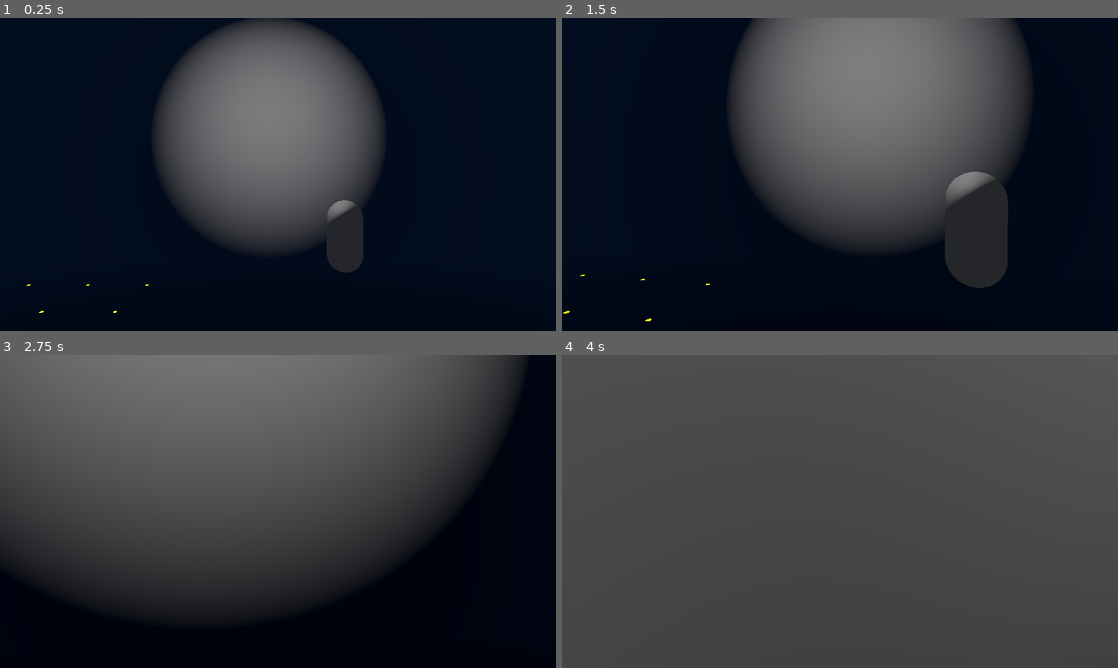
Above: before the commit, frames 1-4 (two rows, left to right).
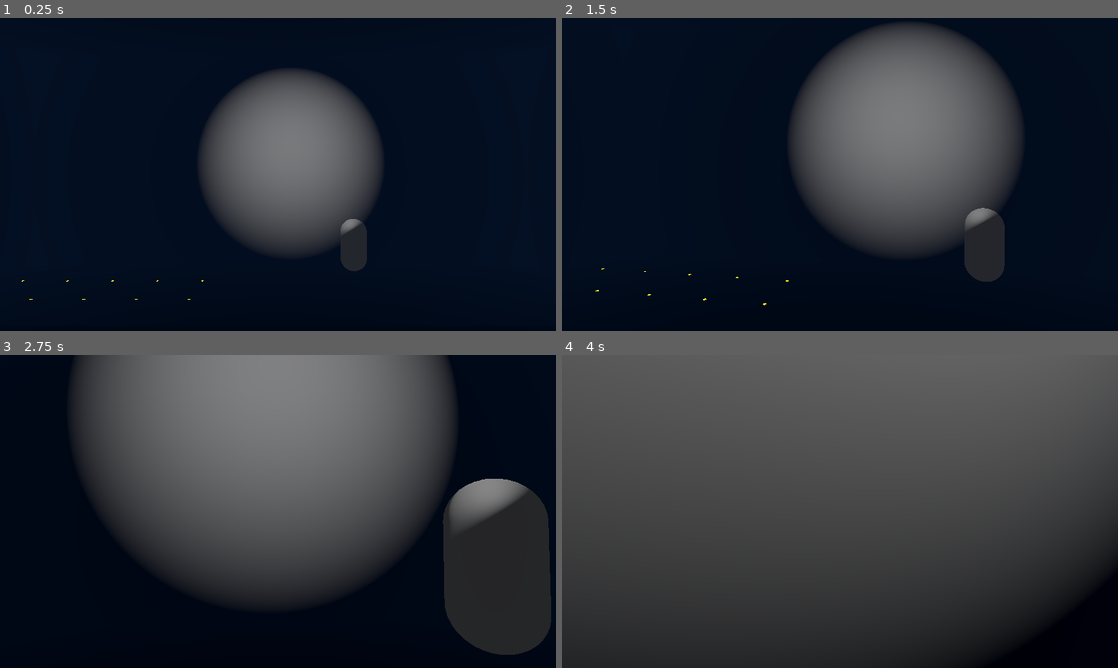
Above: after the commit, the same moments.

Repository: ConnorChow/2MinuteJam
Game: Godot game, scene res://2MinuteJam/Scenes/World.tscn
Two runs of this game, one before a commit and one after it. Both use one fixed random seed, a clock stepped at 60 frames per second and the inputs below.
Inputs (mouse positions are in pixels of both pictures, inside the frame that each line leads up to):
- Up to frame 1 (0.25 s): no input
- Up to frame 2 (1.5 s): tap Enter at 0.5 s; move the mouse to (867, 174) at 0.52 s; hold W (forward) from 0.53 s (still down); tap E (interact) at 0.6 s; tap Space (jump) at 0.77 s; move the mouse to (812, 174) at 1.27 s; tap Ctrl (ctrl) at 1.35 s
- Up to frame 3 (2.75 s): keep holding W (forward); tap Space (jump) at 1.52 s; tap E (interact) at 1.55, 2.1 s; move the mouse to (289, 505) at 2.02 s
- Up to frame 4 (4 s): keep holding W (forward); move the mouse to (834, 517) at 2.77 s; tap Mouse wheel down (mwd) at 2.85 s; tap Space (jump) at 3.02, 3.77 s; tap E (interact) at 3.05, 3.8 s; move the mouse to (878, 514) at 3.52 s; tap Mouse wheel up (mwu) at 3.6 s

The runs differ from the first frame. In frame 1, 13% of the frame differs, in the area x 3-69%, y 0-95%; in frame 2, 17%; in frame 3, 32%, in the area x 0-100%, y 0-96%; in frame 4, 17%.

Commit message:
touches to the dialogue system

Diff:
--- a/2MinuteJam/Scenes/Prebuilds/ChristmasHouse.tscn
+++ b/2MinuteJam/Scenes/Prebuilds/ChristmasHouse.tscn
@@ -83,34 +83,34 @@
 transform = Transform3D(1, 0, 0, 0, 1, 0, 0, 0, 1, 5.85506, 0, -0.702312)
 
 [node name="ChristmasBaubleGreen" parent="." instance=ExtResource("2_3ep2q")]
-transform = Transform3D(1, 0, 0, 0, 1, 0, 0, 0, 1, 2.73381, 0, -0.265932)
+transform = Transform3D(1, 0, 0, 0, 1, 0, 0, 0, 1, 2.73381, 0.405895, -0.265932)
 
 [node name="ChristmasBaubbleRed" parent="." instance=ExtResource("3_g84c2")]
-transform = Transform3D(1, 0, 0, 0, 1, 0, 0, 0, 1, 1.31067, 0, 1.26319)
+transform = Transform3D(1, 0, 0, 0, 1, 0, 0, 0, 1, 1.31067, 0.837976, 1.26319)
 
 [node name="ChristmasBaubbleRed2" parent="." instance=ExtResource("3_g84c2")]
 transform = Transform3D(1, 0, 0, 0, 1, 0, 0, 0, 1, 2.81806, 2.30918, -1.4694)
 
 [node name="ChristmasBaubleGreen2" parent="." instance=ExtResource("2_3ep2q")]
-transform = Transform3D(1, 0, 0, 0, 1, 0, 0, 0, 1, 1.01127, 0, -1.19377)
+transform = Transform3D(1, 0, 0, 0, 1, 0, 0, 0, 1, 1.01127, 1.09052, -1.19377)
 
 [node name="ChristmasBaubbleRed3" parent="." instance=ExtResource("3_g84c2")]
-transform = Transform3D(1, 0, 0, 0, 1, 0, 0, 0, 1, 2.60138, 0, 1.77562)
+transform = Transform3D(1, 0, 0, 0, 1, 0, 0, 0, 1, 2.60138, 1.02719, 1.77562)
 
 [node name="ChristmasBaubleGreen3" parent="." instance=ExtResource("2_3ep2q")]
-transform = Transform3D(1, 0, 0, 0, 1, 0, 0, 0, 1, 4.16665, 0, -2.10887)
+transform = Transform3D(1, 0, 0, 0, 1, 0, 0, 0, 1, 4.16665, 0.877184, -2.10887)
 
 [node name="ChristmasBaubbleRed4" parent="." instance=ExtResource("3_g84c2")]
-transform = Transform3D(1, 0, 0, 0, 1, 0, 0, 0, 1, 1.42325, 0, -0.116539)
+transform = Transform3D(1, 0, 0, 0, 1, 0, 0, 0, 1, 1.42325, 0.593719, -0.116539)
 
 [node name="ChristmasBaubleGreen4" parent="." instance=ExtResource("2_3ep2q")]
 transform = Transform3D(1, 0, 0, 0, 1, 0, 0, 0, 1, 1.9834, 1.90644, -0.101666)
 
 [node name="ChristmasBaubbleRed5" parent="." instance=ExtResource("3_g84c2")]
-transform = Transform3D(1, 0, 0, 0, 1, 0, 0, 0, 1, 3.64563, 0, 0.727646)
+transform = Transform3D(1, 0, 0, 0, 1, 0, 0, 0, 1, 3.64563, 0.573314, 0.727646)
 
 [node name="ChristmasBaubleGreen5" parent="." instance=ExtResource("2_3ep2q")]
-transform = Transform3D(1, 0, 0, 0, 1, 0, 0, 0, 1, 2.3045, 0, -1.49794)
+transform = Transform3D(1, 0, 0, 0, 1, 0, 0, 0, 1, 2.3045, 0.534477, -1.49794)
 
 [node name="ChristmasBaubleGreen6" parent="." instance=ExtResource("2_3ep2q")]
 transform = Transform3D(1, 0, 0, 0, 1, 0, 0, 0, 1, 3.99174, 3.68902, 2.05761)
--- a/2MinuteJam/Scenes/UiHandler.gd
+++ b/2MinuteJam/Scenes/UiHandler.gd
@@ -10,7 +10,8 @@
 
 func talking(diag : Array ):
 	set_visible(true)
-	print(diag)
+	GlobalController.inDialogue = true
+	#print(diag)
 	curText = 0
 	diagToHandle = diag
 	dialog.set_text(diagToHandle[curText])
@@ -20,18 +21,18 @@
 func _process(_delta):
 	if visible == true:
 		if Input.is_action_just_pressed("interact"):
-			if curText <= diagToHandle.size():
+			if curText <= diagToHandle.size()-1:
 				dialog.set_text(diagToHandle[curText])
 				curText +=1
 
-				if curText == diagToHandle.size() :
-					print("this one")
-					doneTalking()
+				#if curText == diagToHandle.size() :
+					#print("this one")
+					#doneTalking()
 			else:
 				doneTalking()
-				print("that one")
+				#print("that one")
 
 func doneTalking():
 	set_visible(false)
 	GlobalController.inDialogue = false
-	print("done talking")
+	#print("done talking")
--- a/2MinuteJam/Scenes/World.tscn
+++ b/2MinuteJam/Scenes/World.tscn
@@ -665,7 +665,7 @@
 environment = ExtResource("2_q27q1")
 
 [node name="Player" parent="." instance=ExtResource("1_q0ld0")]
-transform = Transform3D(1, 0, 0, 0, 1, 0, 0, 0, 1, -1.56011, 3.47646, 2.23929)
+transform = Transform3D(1, 0, 0, 0, 1, 0, 0, 0, 1, -2.61046, 4.47646, 5.5047)
 
 [node name="Door" parent="." instance=ExtResource("4_cmskc")]
 transform = Transform3D(1, 0, 0, 0, 1, 0, 0, 0, 1, -15.452, 0.489067, 28.5907)
@@ -748,4 +748,4 @@
 transform = Transform3D(0.967998, -0.0642711, 0.242588, 0.0623432, 0.997932, 0.0156237, -0.24309, 0, 0.970004, 19.9685, 0.208537, 16.8083)
 
 [node name="Well" parent="." instance=ExtResource("12_nf6n7")]
-transform = Transform3D(1, 0, 0, 0, 1, 0, 0, 0, 1, -20.2826, 3.48253, 43.5389)
+transform = Transform3D(1, 0, 0, 0, 1, 0, 0, 0, 1, -93.981, 0, 96.812)
--- a/2MinuteJam/Scenes/globalController.gd
+++ b/2MinuteJam/Scenes/globalController.gd
@@ -13,5 +13,6 @@
 
 func restart():
 	await get_tree().create_timer(120).timeout
+	inDialogue = false
 	#make this fancy then change to main menu
 	get_tree().change_scene_to_file("res://2MinuteJam/Scenes/World.tscn")
--- a/2MinuteJam/npcs/baseNPC/baseNPC.gd
+++ b/2MinuteJam/npcs/baseNPC/baseNPC.gd
@@ -33,20 +33,5 @@
 	move_and_slide()
 
 func interact():
-	GlobalController.inDialogue = true
+
 	get_tree().call_group("dialogue", "talking", dialogue)
-
-
-
-func placeHolderText():
-	match textPlace:
-		0:
-			textPlace +=1
-			return "hello"
-		1:
-			textPlace +=1
-			return "good bye"
-		2:
-			textPlace = 0
-			GlobalController.inDialogue = false
-			get_tree().call_group("dialogue", "doneTalking")
